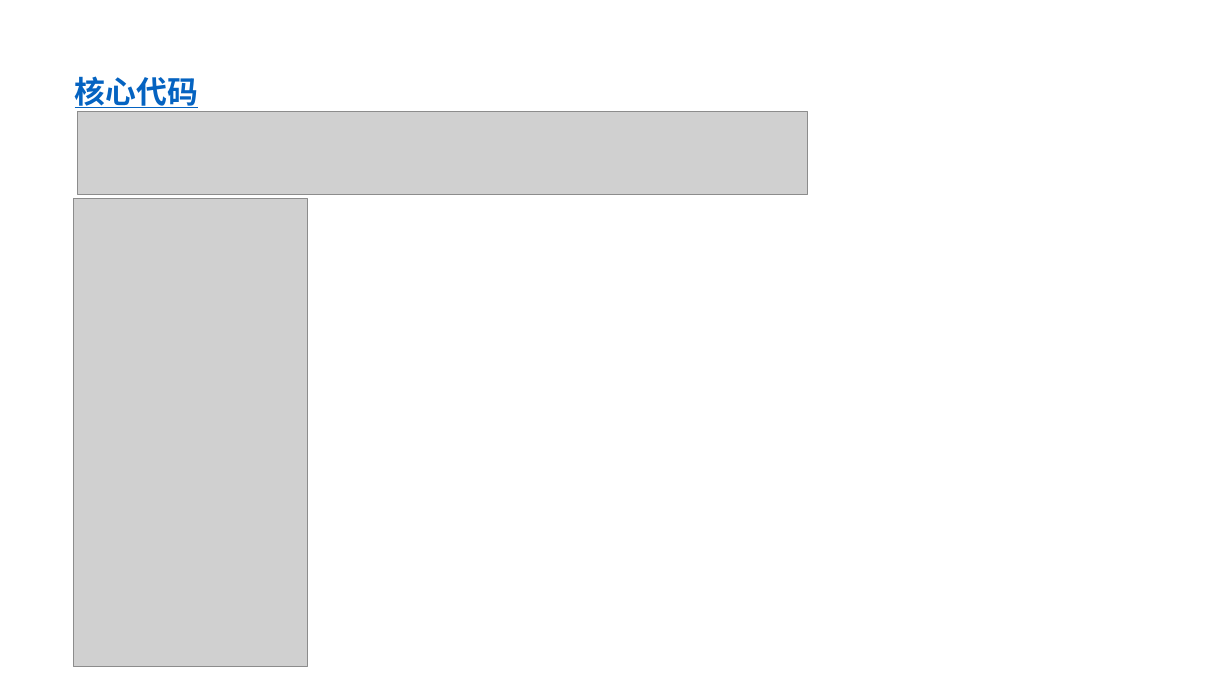
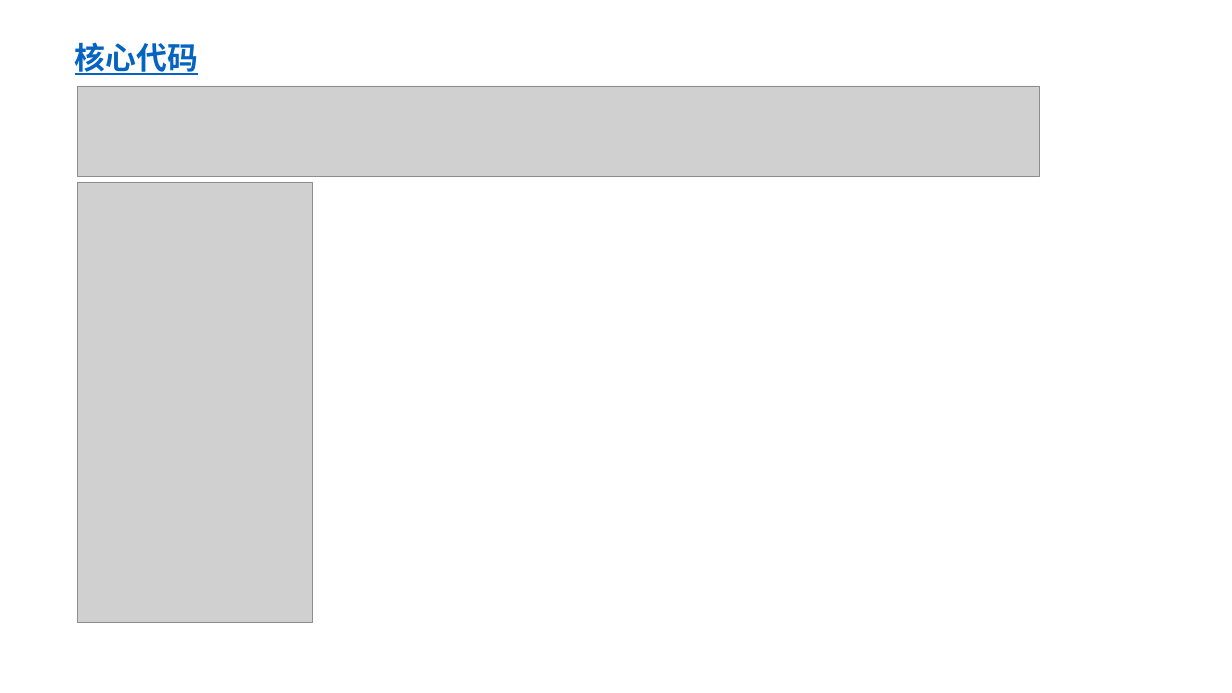
Before and after one commit to mag1c1an1/researcher, a slide deck: slide 7 of algoclass/Presentation2.pptx. Drawn at 1232x693 pixels with LibreOffice and Linux fonts; fonts in the diff are those of the drawing; grey boxes stand for pictures. Boxes give left, top, right and bottom in pixels: in the first picture for what was removed or moved away, otherwise in the second. Text is boxed around its words. In the diff, an @@ line names an element or a change of style, - is before the commit and + after.

```diff
--- a/algoclass/Presentation2.pptx
+++ b/algoclass/Presentation2.pptx
@@ title "核心代码": place and size @@
-title "核心代码" at (75, 76, 198, 108)
+title "核心代码" at (75, 42, 198, 75)
@@ picture added at (78, 86, 1040, 176) @@
@@ picture removed at (78, 112, 808, 194) @@
@@ picture: place and size @@
-picture at (73, 199, 307, 667)
+picture at (78, 183, 312, 623)
```
Also in this commit, not shown: 5 other files.
